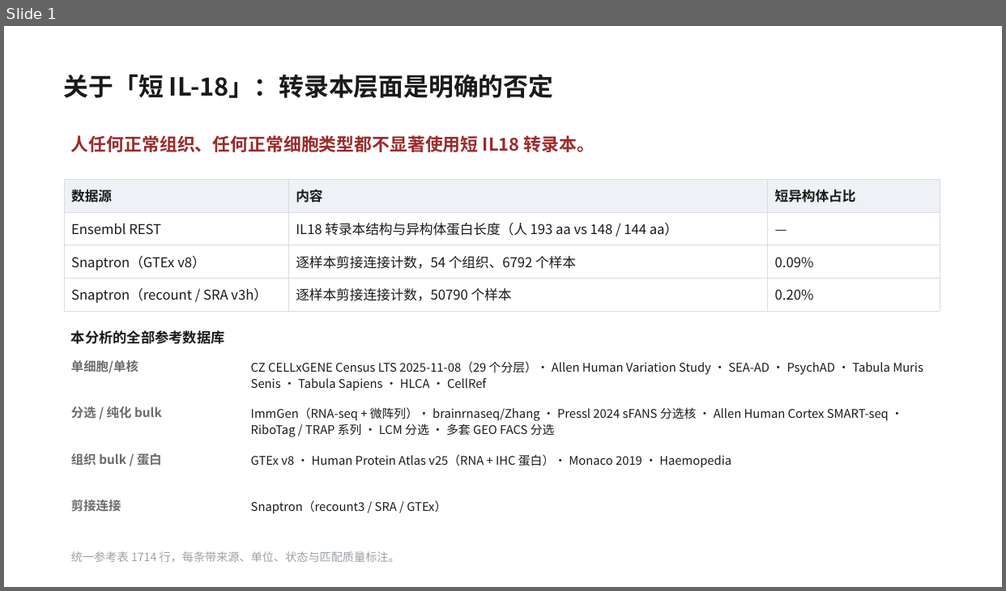
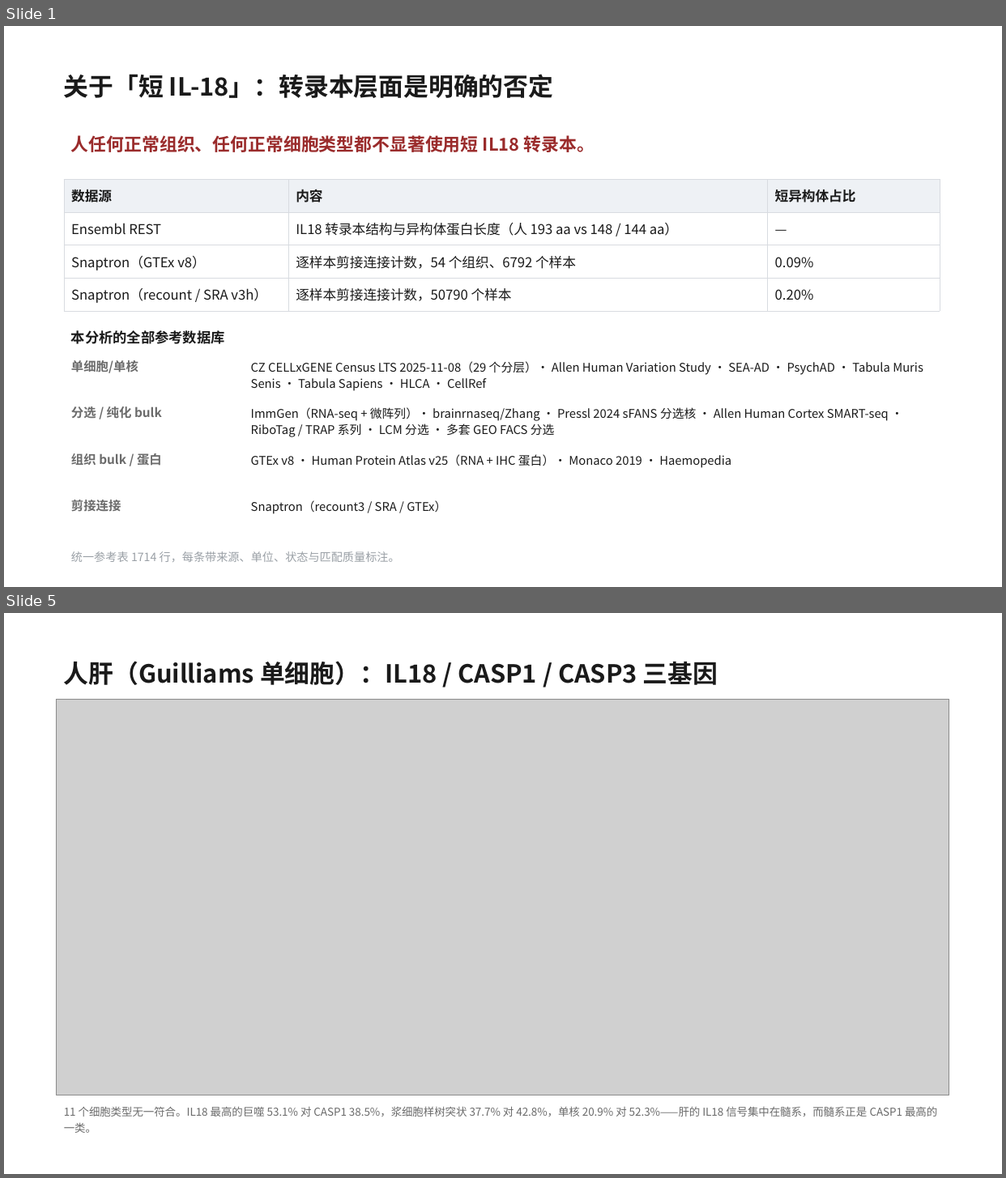
Before and after one commit to 7c96bzczcj-prog/aaa, a slide deck: il18_casp5organ/IL18_CASP_五器官筛选.pptx. Shown one above the other, each under a label of ours: slide 1 before the commit, slides 1 and 5 after it; the slides between them are not shown. The pictures are 1006x591 and 1006x1178 pixels, drawn with LibreOffice and Linux fonts; fonts in the diff are those of the drawing; grey boxes stand for pictures. Boxes give left, top, right and bottom in pixels: in the first picture for what was removed or moved away, otherwise in the second. Text is boxed around its words. In the diff, an @@ line names an element or a change of style, - is before the commit and + after.

```diff
--- a/il18_casp5organ/IL18_CASP_五器官筛选.pptx
+++ b/il18_casp5organ/IL18_CASP_五器官筛选.pptx
@@ slide 5 added at bbox=[4, 613, 1002, 1174], background #FFFFFF @@
@@ text added at bbox=[64, 661, 718, 685], 24 pt, text #1A1A1A, bold @@
+人肝（Guilliams 单细胞）：IL18 / CASP1 / CASP3 三基因
@@ picture added at bbox=[57, 699, 949, 1096] @@
@@ text added at bbox=[64, 1106, 937, 1133], 10.5 pt, text #6B6B6B @@
+11 个细胞类型无一符合。IL18 最高的巨噬 53.1% 对 CASP1 38.5%，浆细胞样树突状 37.7% 对 42.8%，单核 20.9% 对 52.3%——肝的 IL18 信号集中在髓系，而髓系正是 CASP1 最高的一类。
```
Also in this commit, not shown: 4 slides changed, 7 other slides added, 15 other files.
